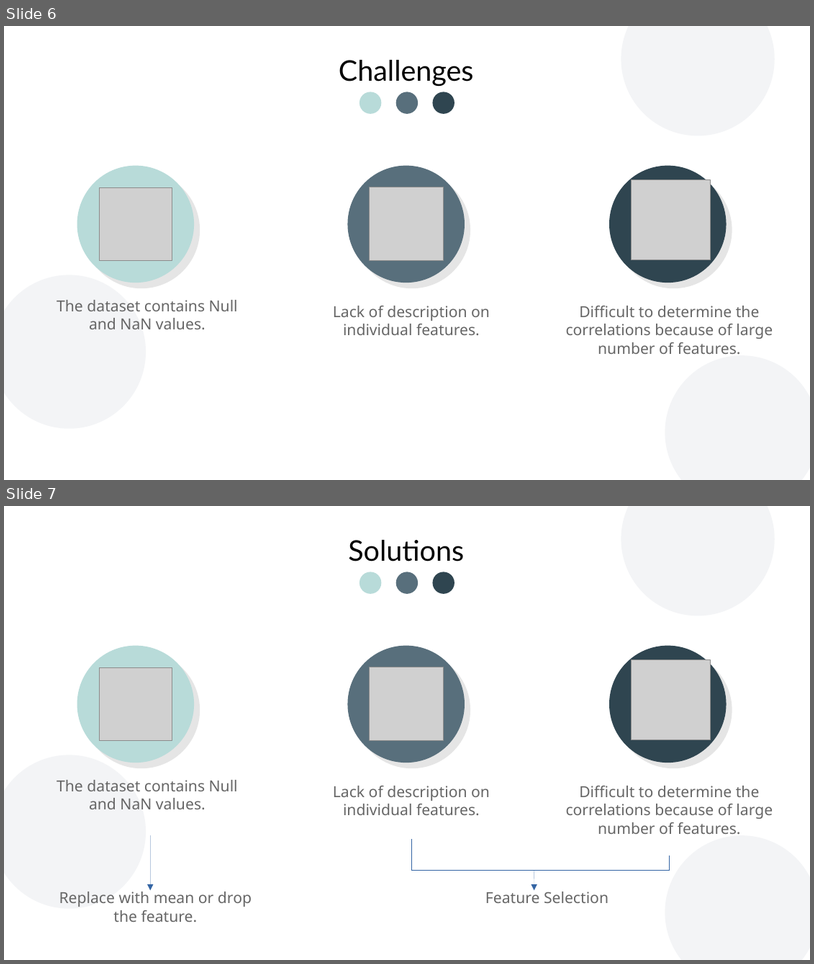
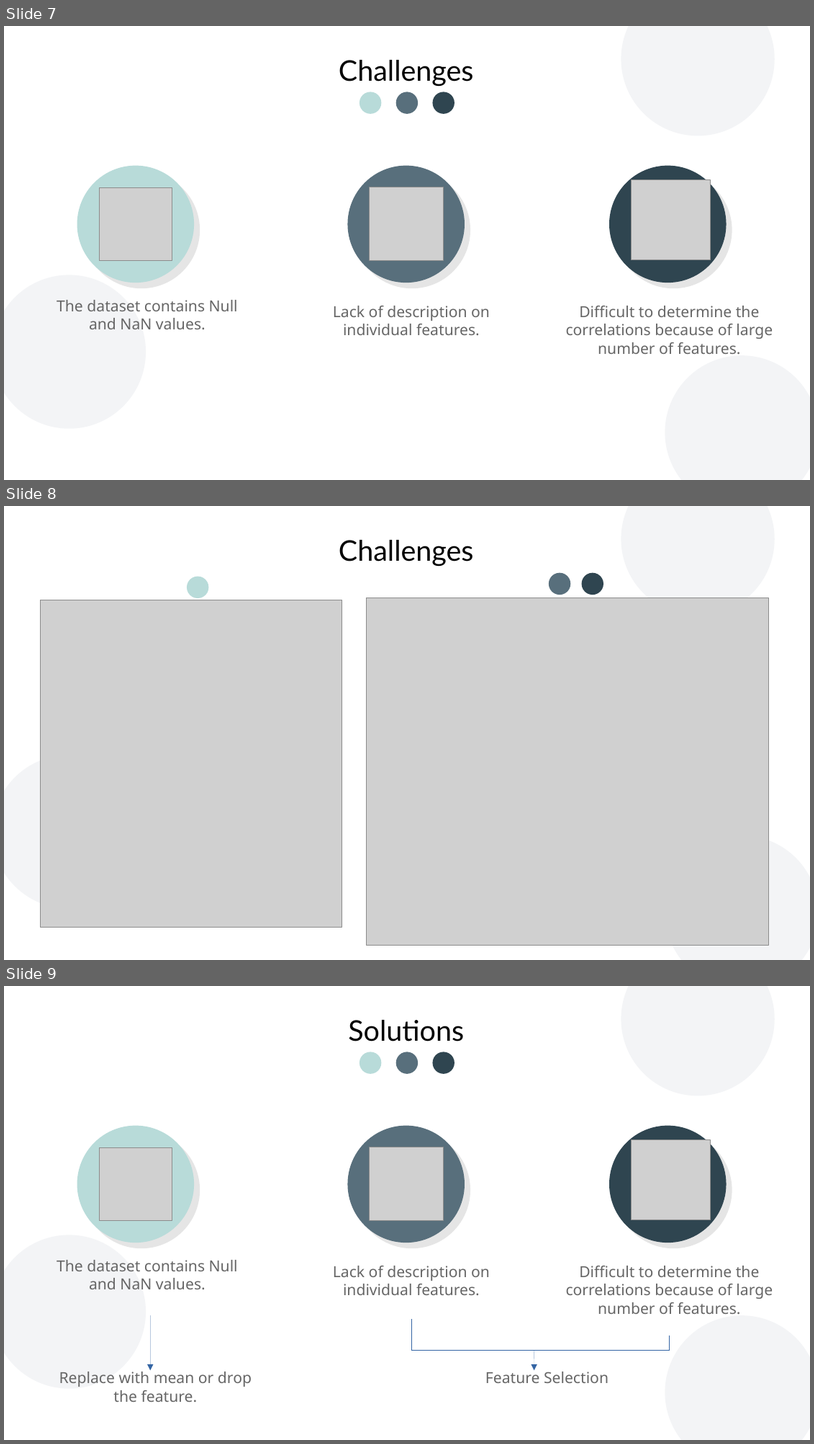
Before and after one commit to quickheaven/scs-3253-machine-learning, a slide deck: documentation/Detection and categorization of malicious URLs.odp. Shown one above the other, each under a label of ours: slides 6 and 7 before the commit, slides 7, 8 and 9 after it. The pictures are 814x964 and 814x1444 pixels, drawn with LibreOffice and Linux fonts; fonts in the diff are those of the drawing; grey boxes stand for pictures; background and template pictures are left out. Boxes give left, top, right and bottom in pixels: in the first picture for what was removed or moved away, otherwise in the second. Text is boxed around its words. In the diff, an @@ line names an element or a change of style, - is before the commit and + after.

```diff
--- a/documentation/Detection and categorization of malicious URLs.odp
+++ b/documentation/Detection and categorization of malicious URLs.odp
@@ slide 8 added at [4,506,810,960], background #FFFFFF; not listed: 3 template elements that a slide beside it also shows @@
@@ text added at [339,540,474,566], 28 pt, text #000000 @@
+Challenges
@@ ellipse added at [187,577,209,598], fill #B8DBD9 @@
@@ ellipse added at [549,572,571,595], fill #586F7C @@
@@ ellipse added at [582,572,604,595], fill #2F4550 @@
@@ picture added at [41,600,343,926] @@
@@ picture added at [367,597,769,945] @@
@@ what was slide 6 is now slide 7 @@
@@ what was slide 7 is now slide 9 @@
```
Also in this commit, not shown: 2 slides changed, 2 other slides added.
